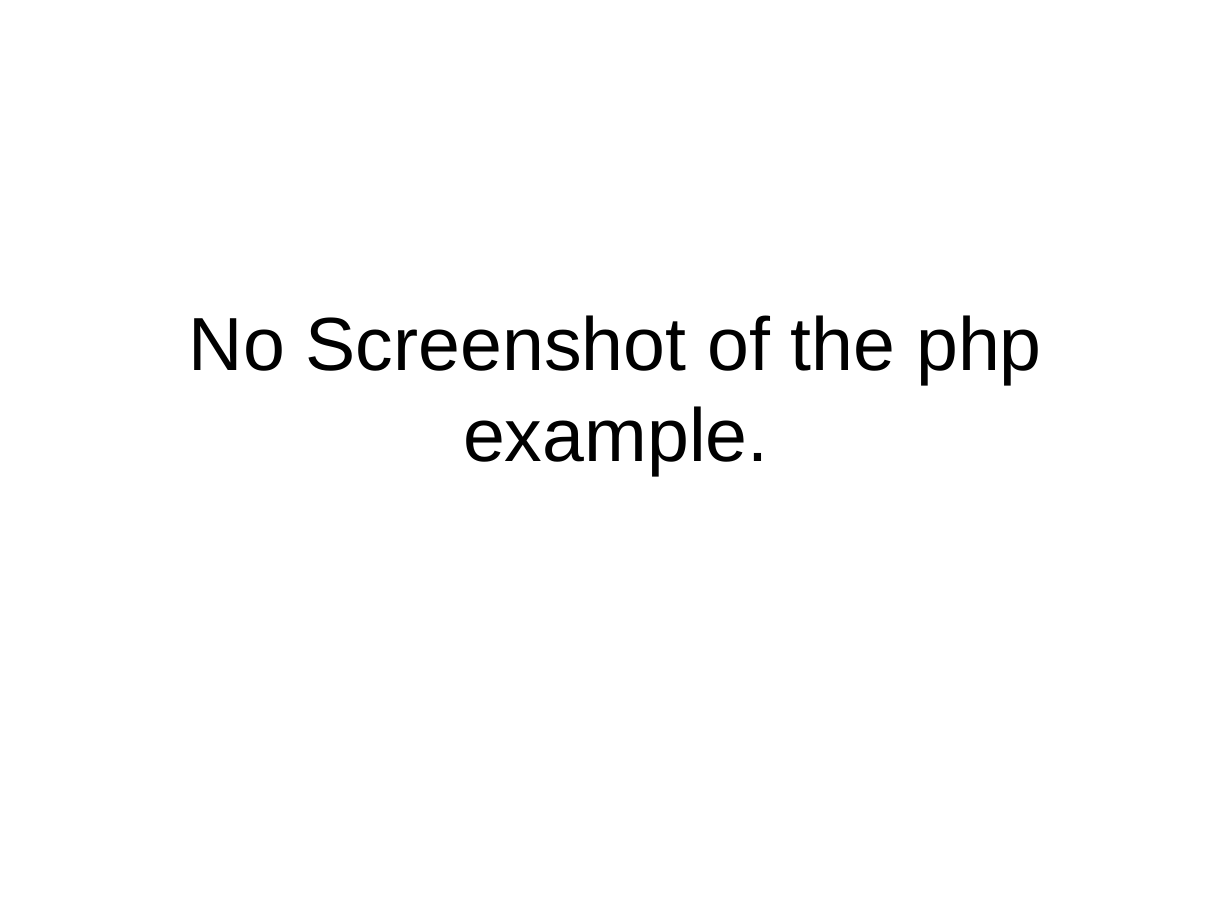
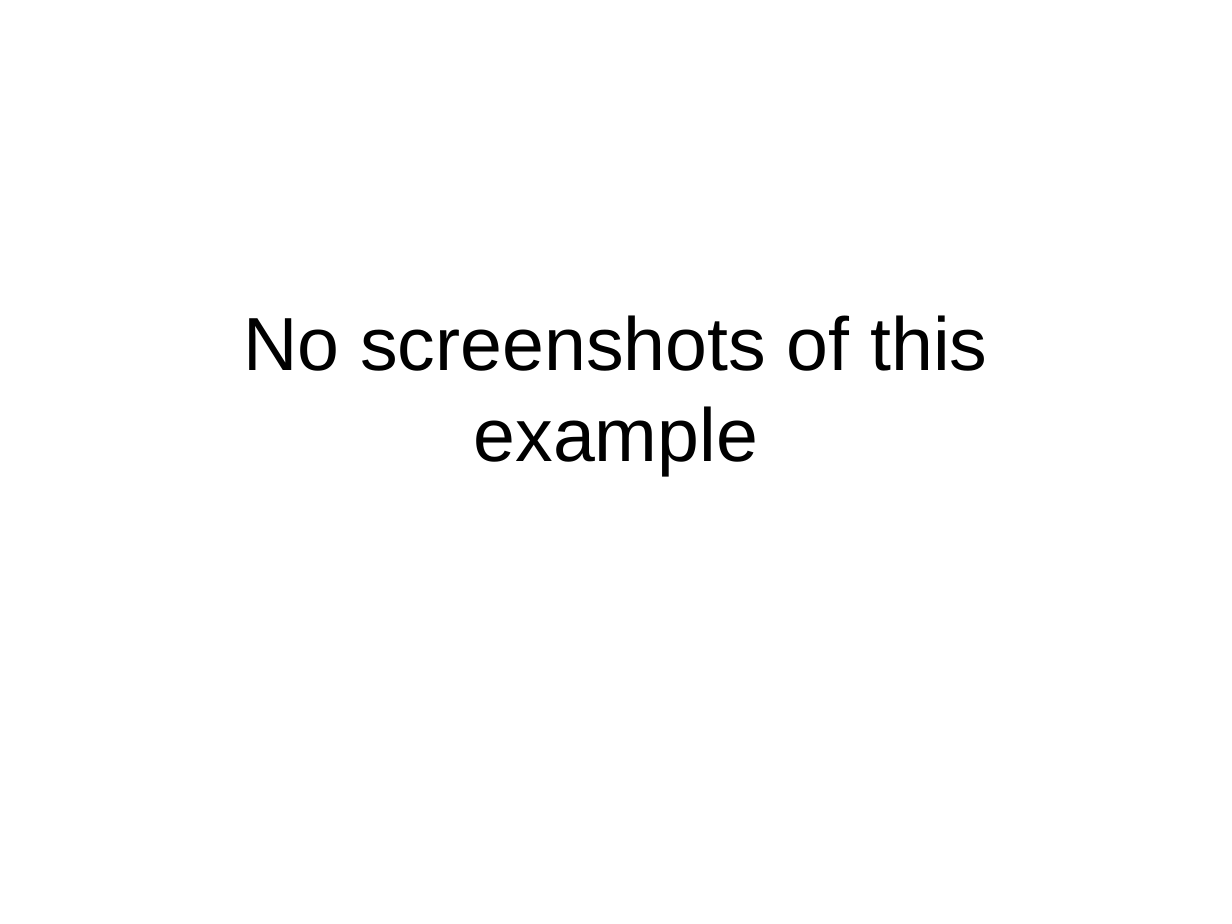
Before and after one commit to LIPHP/Employee-Contact-List, a slide deck: slide 35 of Docs/Using Microsoft SQL Server with PHP.ppt. Drawn at 1232x924 pixels with LibreOffice and Linux fonts; fonts in the diff are those of the drawing. Boxes give left, top, right and bottom in pixels: in the first picture for what was removed or moved away, otherwise in the second. Text is boxed around its words. In the diff, an @@ line names an element or a change of style, - is before the commit and + after.

```diff
--- a/Docs/Using Microsoft SQL Server with PHP.ppt
+++ b/Docs/Using Microsoft SQL Server with PHP.ppt
@@ title at bbox=[243, 315, 987, 475]: text changed @@
-No Screenshot of the php example.
+No screenshots of this example
```
Also in this commit, not shown: 5 other slides changed, 1 slide removed.
